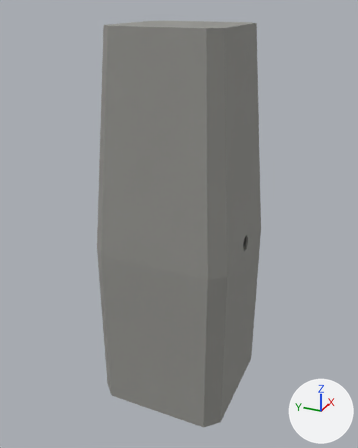
Before and after pictures for a commit that changed the Blender file assets/models/intro-tower.blend.
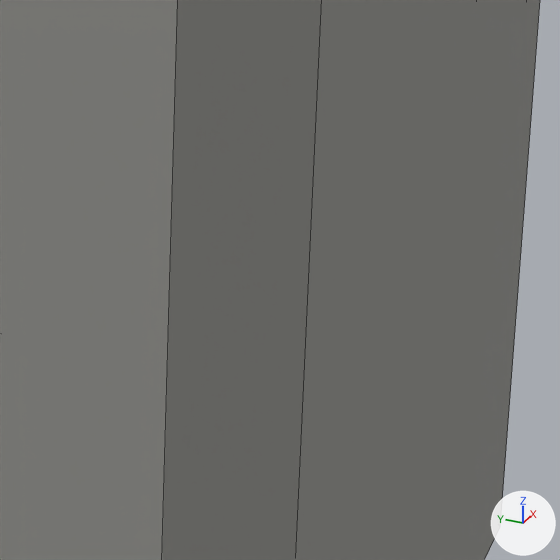
Old and new are each drawn whole from a 50 mm camera at (-111.2, -49.1, 59.5) aimed at (-0.2, 0.8, 4.0) and again close up on the part from 51% to 72% of the width and 64% to 81% of the height. Arrows for +X, +Y and +Z are at lower right; the lights stay in place. The last two pictures show the newer version. The close-ups show mesh edges as thin lines.

Names of what the first close-up shows: 'Tower shell'.
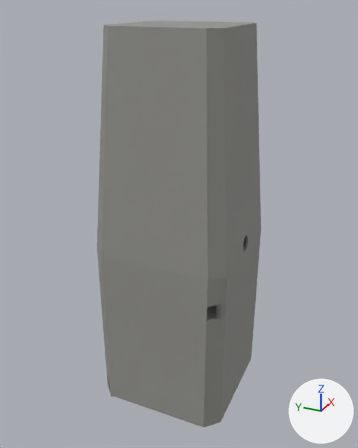
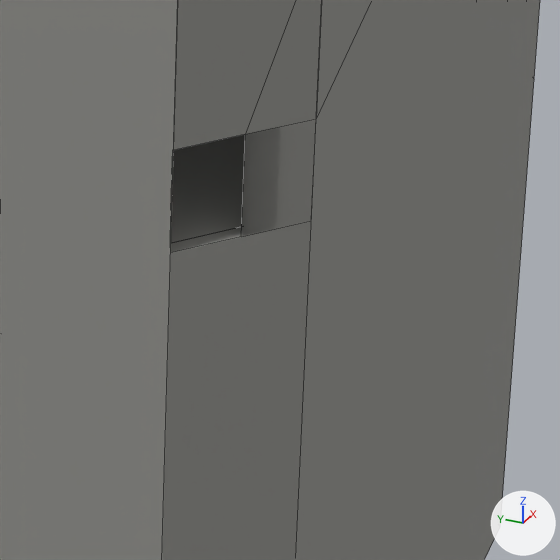
What changed in the scene script:
```text
Add me_level__3_beveled_face_cutout_mesh:
    me_level__3_beveled_face_cutout_mesh.from_pydata([(14.4, 18.0, -34.5), (18.0, 14.4, -34.5), (17.49, 14.19, -34.5), (14.19, 17.49, -34.5), (14.4, 18.0, -30.5), (18.0, 14.4, -30.5), (17.49, 14.19, -30.5), (14.19, 17.49, -30.5)], [], [(0, 1, 2, 3), (4, 7, 6, 5), (0, 4, 5, 1), (3, 2, 6, 7), (0, 3, 7, 4), (1, 5, 6, 2)])
Add me_level__4_beveled_face_cutout_mesh:
    me_level__4_beveled_face_cutout_mesh.from_pydata([(-14.4, 18.0, -46.0), (-18.0, 14.4, -46.0), (-17.49, 14.19, -46.0), (-14.19, 17.49, -46.0), (-14.4, 18.0, -42.0), (-18.0, 14.4, -42.0), (-17.49, 14.19, -42.0), (-14.19, 17.49, -42.0)], [], [(3, 2, 1, 0), (5, 6, 7, 4), (1, 5, 4, 0), (7, 6, 2, 3), (4, 7, 3, 0), (2, 6, 5, 1)])
Add me_level__1_beveled_face_cutout_mesh:
    me_level__1_beveled_face_cutout_mesh.from_pydata([(-14.4, -18.0, -11.5), (-18.0, -14.4, -11.5), (-17.49, -14.19, -11.5), (-14.19, -17.49, -11.5), (-14.4, -18.0, -7.5), (-18.0, -14.4, -7.5), (-17.49, -14.19, -7.5), (-14.19, -17.49, -7.5)], [], [(0, 1, 2, 3), (4, 7, 6, 5), (0, 4, 5, 1), (3, 2, 6, 7), (0, 3, 7, 4), (1, 5, 6, 2)])
Add me_level__2_beveled_face_cutout_mesh:
    me_level__2_beveled_face_cutout_mesh.from_pydata([(14.4, -18.0, -23.0), (18.0, -14.4, -23.0), (17.49, -14.19, -23.0), (14.19, -17.49, -23.0), (14.4, -18.0, -19.0), (18.0, -14.4, -19.0), (17.49, -14.19, -19.0), (14.19, -17.49, -19.0)], [], [(3, 2, 1, 0), (5, 6, 7, 4), (1, 5, 4, 0), (7, 6, 2, 3), (4, 7, 3, 0), (2, 6, 5, 1)])
Change ob_tower_shell:
    add _m = ob_tower_shell.modifiers.new('Level -1 corridor cutout', 'BOOLEAN')
    add _m.object = ob_level__1_corridor_cutout
    add _m = ob_tower_shell.modifiers.new('Level -2 corridor cutout', 'BOOLEAN')
    add _m.object = ob_level__2_corridor_cutout
    add _m = ob_tower_shell.modifiers.new('Level -3 corridor cutout', 'BOOLEAN')
    add _m.object = ob_level__3_corridor_cutout
    add _m = ob_tower_shell.modifiers.new('Level -4 corridor cutout', 'BOOLEAN')
    add _m.object = ob_level__4_corridor_cutout
Add ob_level__3_corridor_cutout:
    ob_level__3_corridor_cutout = bpy.data.objects.new('Level -3 corridor cutout', me_level__3_beveled_face_cutout_mesh)
    ob_level__3_corridor_cutout.location = (0.0, 0.0, 0.0)
    ob_level__3_corridor_cutout.hide_render = True
Add ob_level__4_corridor_cutout:
    ob_level__4_corridor_cutout = bpy.data.objects.new('Level -4 corridor cutout', me_level__4_beveled_face_cutout_mesh)
    ob_level__4_corridor_cutout.location = (0.0, 0.0, 0.0)
    ob_level__4_corridor_cutout.hide_render = True
Add ob_level__1_corridor_cutout:
    ob_level__1_corridor_cutout = bpy.data.objects.new('Level -1 corridor cutout', me_level__1_beveled_face_cutout_mesh)
    ob_level__1_corridor_cutout.location = (0.0, 0.0, 0.0)
    ob_level__1_corridor_cutout.hide_render = True
Add ob_level__2_corridor_cutout:
    ob_level__2_corridor_cutout = bpy.data.objects.new('Level -2 corridor cutout', me_level__2_beveled_face_cutout_mesh)
    ob_level__2_corridor_cutout.location = (0.0, 0.0, 0.0)
    ob_level__2_corridor_cutout.hide_render = True
```

Boxes [x1, y1, x2, y2] around the edits, measured in the close-ups (560 x 560 px):
'Tower shell', modifiers changed: [0, 0, 540, 560] in both
'Corner landing Lower flight 1', unchanged, uncovered by the edit: after [171, 134, 245, 243]
